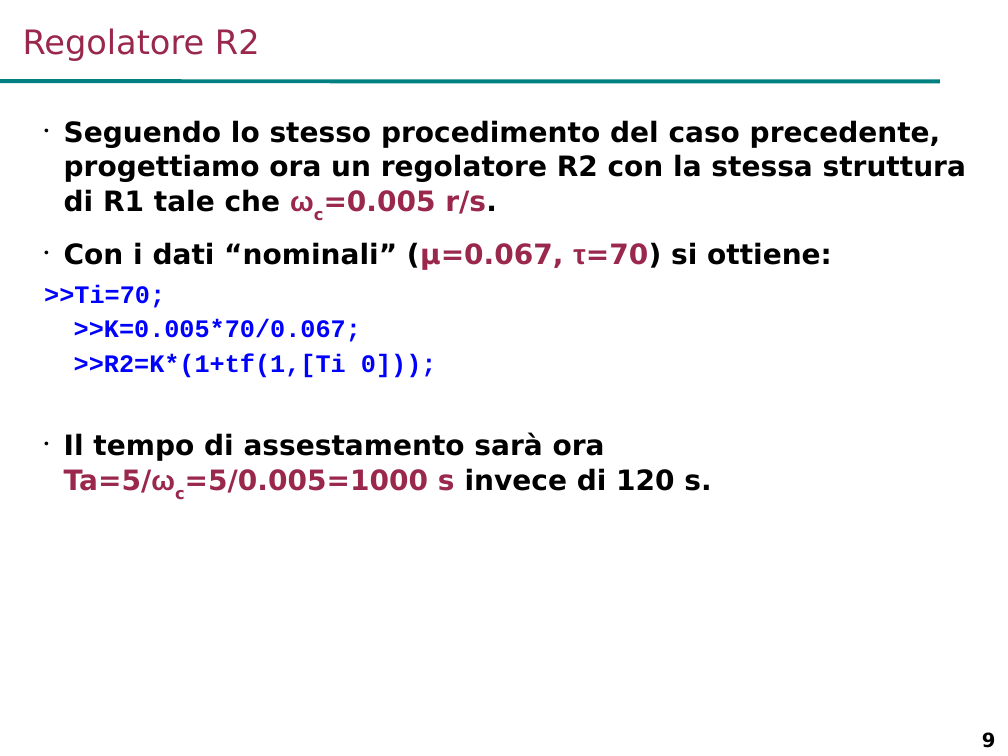
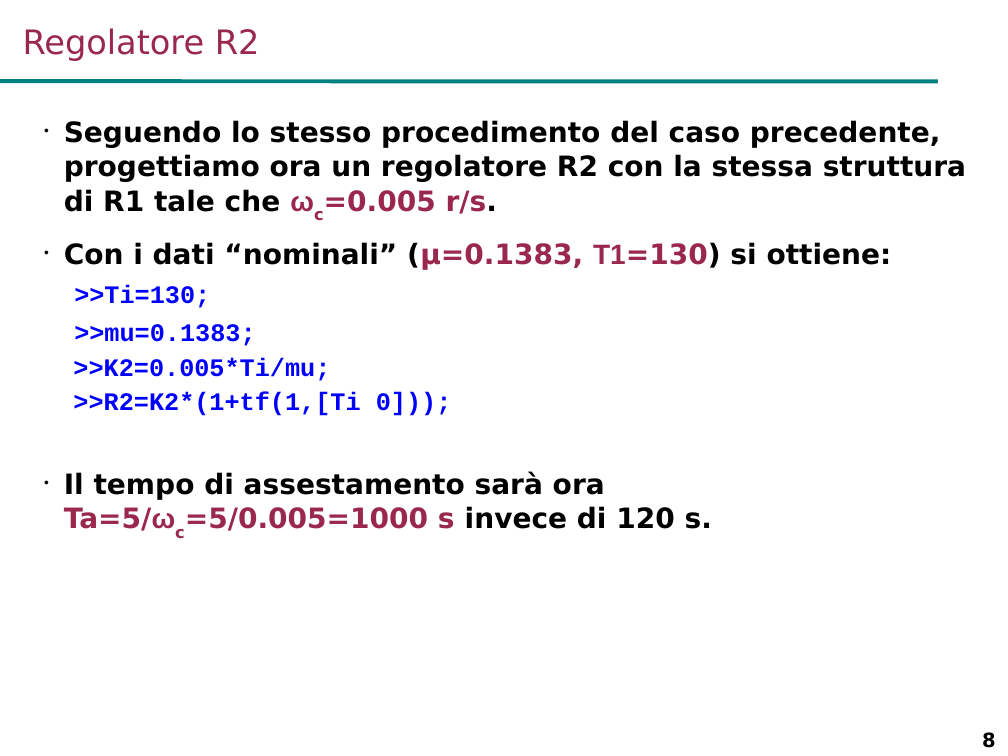
Before and after one commit to looms-polimi/FdA_Lab, a slide deck: slide 8 of FdA_courseware/FdA_Lab2.ppt (slide 9 before the commit). Drawn at 1008x756 pixels with LibreOffice and Linux fonts; fonts in the diff are those of the drawing; background and template pictures are left out. Boxes give left, top, right and bottom in pixels: in the first picture for what was removed or moved away, otherwise in the second. Text is boxed around its words. In the diff, an @@ line names an element or a change of style, - is before the commit and + after.

```diff
--- a/FdA_courseware/FdA_Lab2.ppt
+++ b/FdA_courseware/FdA_Lab2.ppt
@@ text at [64,120,966,531]: indent changed @@
@@ text at [64,242,892,416]: text changed @@
-• Con i dati “nominali” (μ=0.067, τ=70) si ottiene:
->>Ti=70;
-      >>K=0.005*70/0.067;
-      >>R2=K*(1+tf(1,[Ti 0]));
+• Con i dati “nominali” (μ=0.1383, Τ1=130) si ottiene:
+>>Ti=130;
+>>mu=0.1383;
+      >>K2=0.005*Ti/mu;
+      >>R2=K2*(1+tf(1,[Ti 0]));
@@ page number at [982,732,996,748]: text changed @@
-9
+8
```
Also in this commit, not shown: 15 other slides changed, 10 slides added, 2 slides removed, 1 other file.
